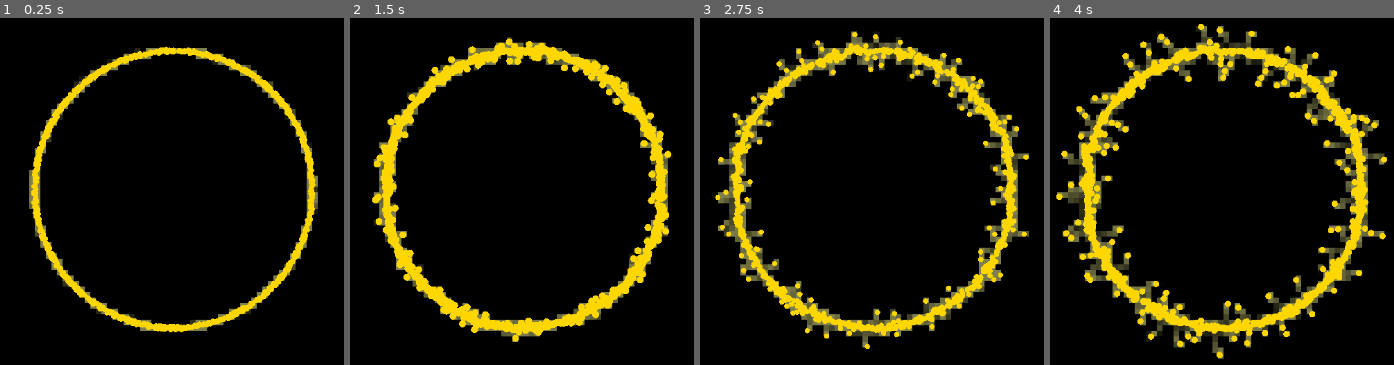
Above: before the commit, frames 1-4 (left to right).
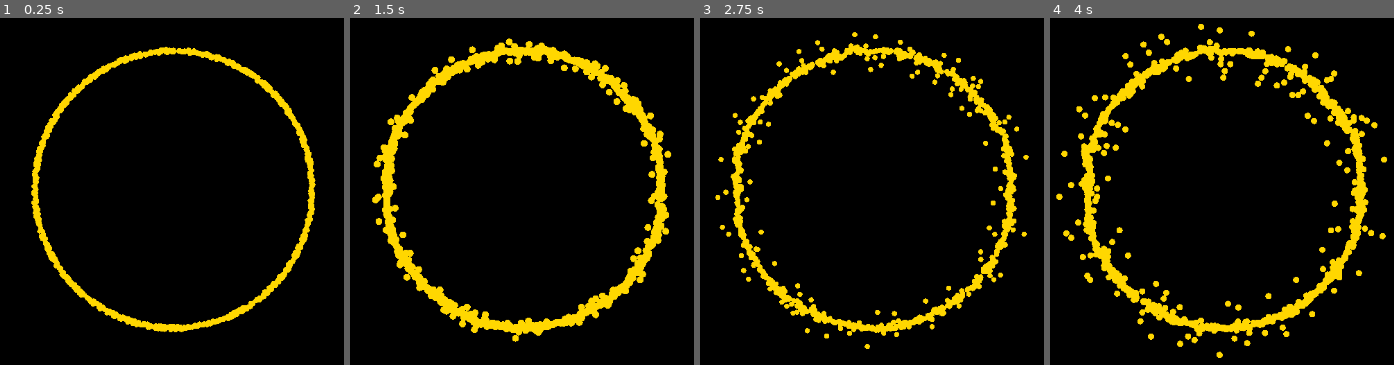
Above: after the commit, the same moments.

Repository: RocketKiers/Slime-mold-algorithm-visualization
Game: Godot game, scene res://main_world.tscn
Two runs of this game, one before a commit and one after it. Both use one fixed random seed, a clock stepped at 60 frames per second and the inputs below.
Inputs:
- Up to frame 1 (0.25 s): no input
- Up to frame 2 (1.5 s): no input
- Up to frame 3 (2.75 s): no input
- Up to frame 4 (4 s): no input

The runs differ from the first frame. In frame 1, 2.2% of the frame differs, in the area x 8-93%, y 8-91%; in frame 2, 2.8%; in frame 3, 7.7%; in frame 4, 9.4%, in the area x 2-98%, y 2-99%.

Commit message:
added image map, to try and make pheremone mapping more efficient

Diff:
--- a/scripts/main.gd
+++ b/scripts/main.gd
@@ -6,6 +6,9 @@
 var trail_map: Array # A 2d map array to hold pheremone values, recieves the same resolution as the map
 var agent_map: Array # A 2d map array to track agent density in each cell
 
+# variables for Image Texture Visualization (don't know if it's going to work)
+var trail_image: Image
+var trail_texture: ImageTexture
 
 
 @export var number_of_agents: int = 2000 # Variable for the number of agents
@@ -44,6 +47,15 @@
 		agent_map[i] = Array()
 		agent_map[i].resize(map_height)
 		agent_map[i].fill(0)
+
+
+	# create image for pheremone visualization (want to stap using draw_rect for performance reasons)
+	trail_image = Image.new()
+	# make the image with the right dimensions
+	trail_image.create(map_width, map_height, false, Image.FORMAT_RF)
+
+	trail_texture = ImageTexture.new()
+	#trail_texture.set_size_override(get_viewport_rect().size) # Optional: Set size to screen for scaling
 
 	_initialize_agents()
 	randomize()
@@ -110,6 +122,31 @@
 			# Subtract the decay amount, ensuring the value doesn't go below zero
 			trail_map[x][y] = max(0.0, current_value - decay_amount)
 
+func _update_trail_image():
+
+	var max_pheromone = 10.0
+
+	for x in map_width:
+		for y in map_height:
+			var pheromone_value = trail_map[x][y]
+
+			if pheromone_value <= 0.0:
+				trail_image.set_pixel(x, y, Color.BLACK) # Set background color
+				continue
+
+			# Normalize the value (0.0 to 1.0) for brightness
+			var brightness = pheromone_value / max_pheromone
+
+			# Use the brightness to set the color (yellow color)
+			# You set the color based on the value, but L8 is grayscale, so using brightness is simpler.
+			# To get the yellow color, we'll use Color.WHITE for the trail image
+			# and let the final drawing step handle the tint.
+			trail_image.set_pixel(x, y, Color(brightness, brightness, brightness))
+
+	# Update the texture from the modified image
+	trail_texture.update(trail_image)
+
+
 # _process wordt elke frame gecalled, delta is tijd sinds laatste call
 func _process(delta):
 	time += delta
@@ -117,6 +154,8 @@
 
 	#make pheremone decay
 	_update_trail_map(delta)
+
+	_update_trail_image()
 
 	queue_redraw()
 	var sub_delta = delta / SIMULATION_STEPS_PER_FRAME #control of time by changing delta
@@ -209,28 +248,32 @@
 # agents tekenen
 func _draw():
 	# 1. Loop through every cell in the trail_map
-	for x in (map_width):
-		for y in (map_height):
-			var pheromone_value = trail_map[x][y]
-
-			# Skip drawing if the pheromone is 0
-			if pheromone_value <= 0.0:
-				continue
-
-			# Higher value = more opaque/lighter color
-			var normalized_value = pheromone_value / 20.0
-
-			# Create a faint color based on the value
-			# Example: A blue color that gets more opaque as value increases
-			var trail_color = Color(1.0, 1.0, 0.6, normalized_value)
-
-			# 3. Calculate screen position and size
-			var rect_pos = Vector2(x * MAP_SCALE, y * MAP_SCALE)
-			var rect_size = Vector2(MAP_SCALE, MAP_SCALE)
-			#var under_rect_size = Vector2(MAP_SCALE + 2, MAP_SCALE + 2)
-			# 4. Draw the cell
-			#draw_rect(Rect2(rect_pos, under_rect_size), trail_color)
-			draw_rect(Rect2(rect_pos, rect_size), trail_color)
+#	for x in (map_width):
+#		for y in (map_height):
+#			var pheromone_value = trail_map[x][y]
+#
+#			# Skip drawing if the pheromone is 0
+#			if pheromone_value <= 0.0:
+#				continue
+#
+#			# Higher value = more opaque/lighter color
+#			var normalized_value = pheromone_value / 20.0
+#
+#			# Create a faint color based on the value
+#			# Example: A blue color that gets more opaque as value increases
+#
+#			# 3. Calculate screen position and size
+#			var rect_pos = Vector2(x * MAP_SCALE, y * MAP_SCALE)
+#			var rect_size = Vector2(MAP_SCALE, MAP_SCALE)
+#			#var under_rect_size = Vector2(MAP_SCALE + 2, MAP_SCALE + 2)
+#			# 4. Draw the cell
+#			#draw_rect(Rect2(rect_pos, under_rect_size), trail_color)
+#			draw_rect(Rect2(rect_pos, rect_size), trail_color)
+
+	var screen_size = get_viewport_rect().size
+	var trail_color = Color(1.0, 1.0, 0.6)
+	draw_texture_rect(trail_texture, Rect2(0, 0, screen_size.x, screen_size.y), false, trail_color)
+
 
 	for agent in agents:
 		draw_circle(agent.position, agent_size, agent_color)
